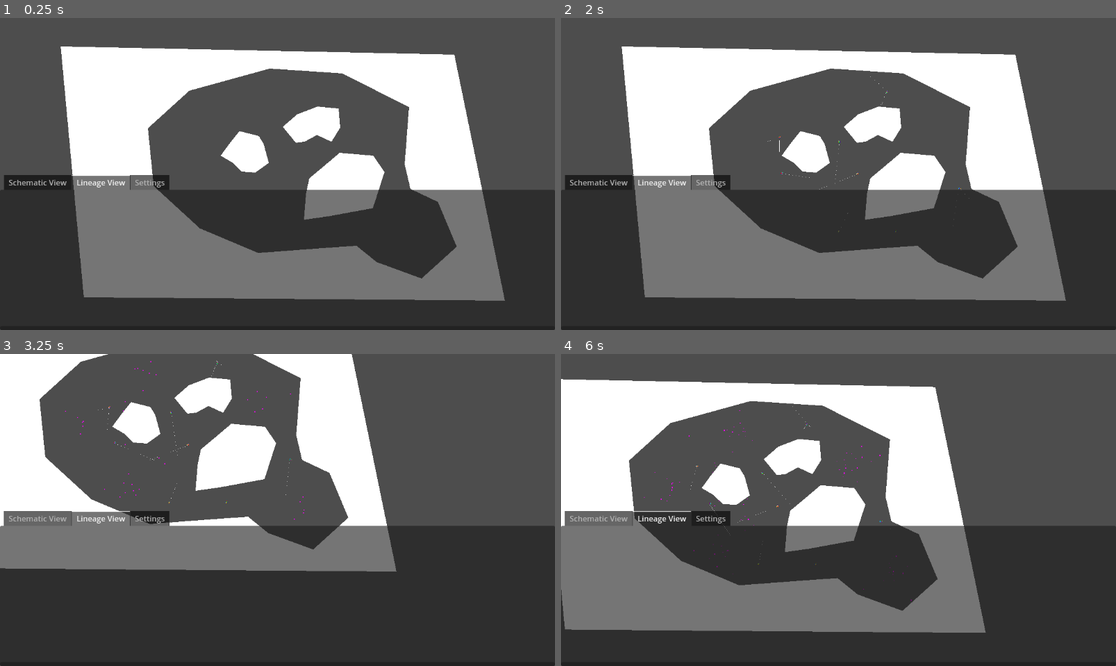
Above: before the commit, frames 1-4 (two rows, left to right).
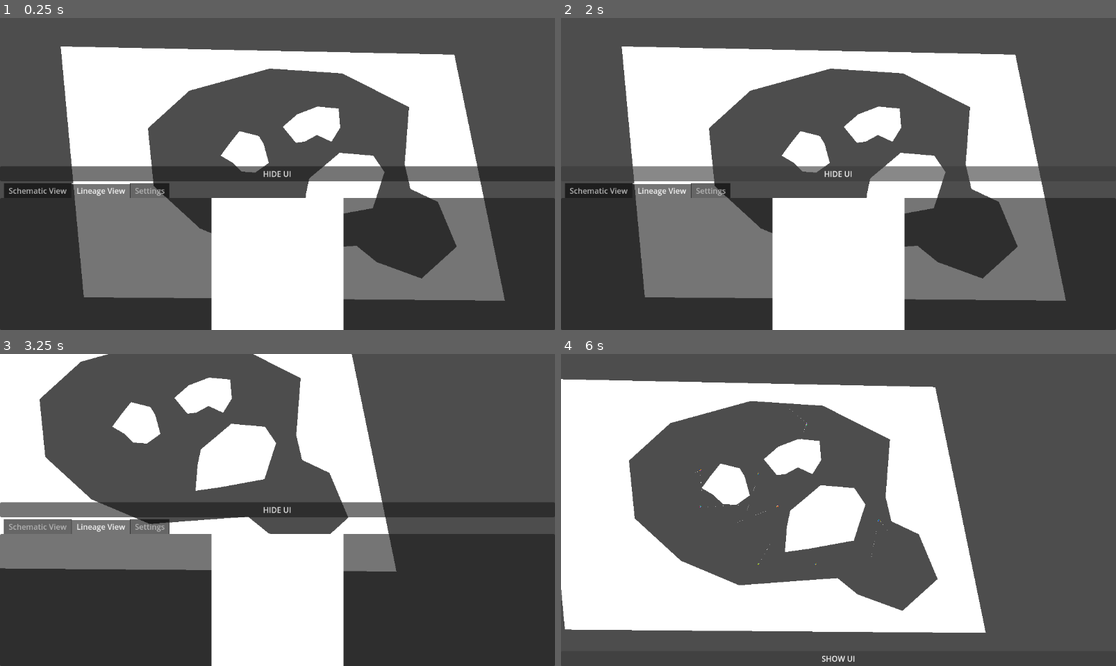
Above: after the commit, the same moments.

Repository: 06gusmog/EVOLUTIONATOR-4000
Game: Godot game, scene res://Misc/world.tscn
Same seed, same stepped clock (60 frames per second), same inputs: the game is played once before the commit and once after it.
Inputs (mouse positions are in pixels of both pictures, inside the frame that each line leads up to):
- Up to frame 1 (0.25 s): no input
- Up to frame 2 (2 s): click (838, 174) at 0.5 s, where only the run after the commit has a clickable "HIDE UI"; click (838, 323) at 1.25 s, where only the run after the commit has a clickable "SHOW UI"
- Up to frame 3 (3.25 s): tap Enter at 2 s; move the mouse to (333, 569) at 2.02 s; hold Right (right) 2.03-2.78 s; click (333, 569) at 2.1 s; move the mouse to (222, 428) at 2.77 s; hold Down (down) from 2.78 s (still down); click (222, 428) at 2.85 s
- Up to frame 4 (6 s): move the mouse to (672, 369) at 3.52 s; release Down (down) at 3.53 s; hold Right (right) 3.53-4.28 s; tap P (test input) at 3.6 s; click (672, 369) at 3.8 s; move the mouse to (633, 369) at 4.27 s; hold Up (up) 4.28-5.03 s; tap Shift (zoom_in) at 4.35 s; click (633, 369) at 4.55 s; move the mouse to (633, 497) at 5.02 s; hold Left (left) from 5.03 s (still down); tap Ctrl (zoom_out) at 5.1 s; click (633, 497) at 5.3 s; move the mouse to (672, 503) at 5.77 s; click (672, 503) at 5.85 s

The runs differ from the first frame. In frame 1, 17% of the frame differs, in the area x 0-100%, y 47-100%; in frame 2, 15%; in frame 3, 17%; in frame 4, 43%, in the area x 0-100%, y 16-100%.
Error in both runs: Attempt to call function 'store_line' in base 'null instance' on a null instance. (res://Misc/SimulationHandler.gd:168)

Commit message:
Good Enough UI
Settings exist, the lineage is showing and you can hide the UI

Diff:
--- a/Godot/Misc/Creature.gd
+++ b/Godot/Misc/Creature.gd
@@ -71,7 +71,8 @@
 	line_2d.global_rotation = 0.0 # boxD
 	for cellID in cells:
 		var cell = cells[cellID]
-		cell.update_output()
+		if 'Input' in cell.tags:
+			cell.update_output()
 	per_frame_energy_consumption = 0
 	for cellID in cells:
 		var cell = cells[cellID]
--- a/Godot/Misc/User Interface/Schematic View/Connection Monitor.gd
+++ b/Godot/Misc/User Interface/Schematic View/Connection Monitor.gd
@@ -4,6 +4,9 @@
 @onready var cells_root = $"Monitor Root/Cells"
 @onready var connections_root = $"Monitor Root/Connections"
 @onready var camera = $"Monitor Root/Camera"
+@onready var energy: ProgressBar = $"../Energy"
+@onready var energy_consumption: Label = $"../Energy Consumption"
+
 const WHITE_PIXEL = preload("res://Misc/visuals/1_white_pixel.png")
 
 @export var resolution = 500
@@ -28,6 +31,8 @@
 
 	active = true
 	loaded_creature = creature
+
+	energy.max_value = loaded_creature.per_frame_energy_consumption * GlobalSettings.energy_cap
 
 	creature.cell_death.connect(self._on_creature_cell_death)
 	creature.death.connect(self._on_creature_death)
@@ -84,6 +89,8 @@
 		loaded_creature.get_child(0).get_child(0).visible = false
 		loaded_creature.cell_death.disconnect(_on_creature_cell_death)
 		loaded_creature.death.disconnect(_on_creature_death)
+		energy.value = 0
+		energy_consumption.text = "Consumption: 0"
 	for child in cells_root.get_children():
 		child.free()
 	for child in connections_root.get_children():
@@ -108,7 +115,9 @@
 func _process(delta):
 	if active == false:
 		return 0
-	# Fuck this man wtf
+
+	energy.value = loaded_creature.energy
+	energy_consumption.text = "Consumption:" + str(round(loaded_creature.per_frame_energy_consumption * 100) / 100)
 
 	for output_node in connections_root.get_children():
 		var do_I_skip_this_cell = false
--- /dev/null
+++ b/Godot/Misc/User Interface/Settings/settings.gd
@@ -0,0 +1,15 @@
+extends HBoxContainer
+@onready var simulation_speed_slider: VSlider = $"simulation_speed/Simulation Speed Slider"
+@onready var simulation_speed_value: Label = $simulation_speed/Value
+
+
+# Called when the node enters the scene tree for the first time.
+func _ready() -> void:
+	simulation_speed_slider.value = GlobalSettings.simulation_speed
+
+
+
+func _on_simulation_speed_slider_drag_ended(value_changed: bool) -> void:
+	GlobalSettings.simulation_speed = simulation_speed_slider.value
+	GlobalSettings.set_simulation_speed(simulation_speed_slider.value)
+	simulation_speed_value.text = str(simulation_speed_slider.value)
--- a/Godot/Misc/User Interface/UserInterface.gd
+++ b/Godot/Misc/User Interface/UserInterface.gd
@@ -1,8 +1,10 @@
 extends Control
 
 @onready var connection_monitor = $"VBoxContainer/TabContainer/Schematic View/Connection Monitor"
+@onready var tab_container: TabContainer = $VBoxContainer/TabContainer
+@onready var down: Button = $VBoxContainer/DOWN
+@onready var creature_lineage_view: TextureRect = $"VBoxContainer/TabContainer/Lineage View/Creature Lineage View"
 
-@onready var creature_lineage_view = $"VBoxContainer/TabContainer/Lineage View/ScrollContainer/Creature Lineage View"
 
 @onready var camera_2d = $"../../Camera2D"
 @export var camera_move_speed = 5.0
@@ -53,6 +55,10 @@
 	connection_monitor.unload_creature()
 
 func creature_clicked(creature):
+	# Show the UI
+	tab_container.visible = true
+	down.text = "HIDE UI"
+
 	# Set lineage view
 	creature_lineage_view.load_lineage(creature)
 
@@ -63,3 +69,12 @@
 func load_creature(creature):
 	pass
 	#progress_bar.max_value = len(creature.cells) * GlobalSettings.energy_cap_PC
+
+
+func _on_hide_ui_button_pressed() -> void:
+	if tab_container.visible:
+		tab_container.visible = false
+		down.text = "SHOW UI"
+	else:
+		tab_container.visible = true
+		down.text = "HIDE UI"
--- a/Godot/Misc/world.tscn
+++ b/Godot/Misc/world.tscn
@@ -7,6 +7,7 @@
 [ext_resource type="Script" path="res://Misc/User Interface/Lineage View/Creature Lineage View.gd" id="5_46rmg"]
 [ext_resource type="Texture2D" uid="uid://be6tg6lcyhdvt" path="res://Misc/visuals/1_white_pixel.png" id="5_s53s6"]
 [ext_resource type="PackedScene" uid="uid://bhsjq7sq2d0bo" path="res://file_logger.tscn" id="7_654aw"]
+[ext_resource type="Script" path="res://Misc/User Interface/Settings/settings.gd" id="7_tcja2"]
 
 [sub_resource type="CircleShape2D" id="CircleShape2D_rjn3i"]
 radius = 19.0263
@@ -200,6 +201,11 @@
 size_flags_vertical = 3
 color = Color(1, 1, 1, 0)
 
+[node name="DOWN" type="Button" parent="CanvasLayer/UserInterface2/VBoxContainer"]
+layout_mode = 2
+focus_mode = 0
+text = "HIDE UI"
+
 [node name="TabContainer" type="TabContainer" parent="CanvasLayer/UserInterface2/VBoxContainer"]
 layout_mode = 2
 size_flags_vertical = 3
@@ -230,31 +236,62 @@
 [node name="Connections" type="Node2D" parent="CanvasLayer/UserInterface2/VBoxContainer/TabContainer/Schematic View/Connection Monitor/Monitor Root"]
 top_level = true
 
+[node name="Energy" type="ProgressBar" parent="CanvasLayer/UserInterface2/VBoxContainer/TabContainer/Schematic View"]
+layout_mode = 2
+size_flags_horizontal = 0
+size_flags_vertical = 1
+fill_mode = 3
+
+[node name="Energy Consumption" type="Label" parent="CanvasLayer/UserInterface2/VBoxContainer/TabContainer/Schematic View"]
+layout_mode = 2
+size_flags_horizontal = 0
+size_flags_vertical = 0
+text = "Consumption: 0"
+
 [node name="Lineage View" type="HBoxContainer" parent="CanvasLayer/UserInterface2/VBoxContainer/TabContainer"]
 layout_mode = 2
 metadata/_tab_index = 1
 
-[node name="ScrollContainer" type="ScrollContainer" parent="CanvasLayer/UserInterface2/VBoxContainer/TabContainer/Lineage View"]
-layout_mode = 2
-size_flags_horizontal = 3
-horizontal_scroll_mode = 2
-vertical_scroll_mode = 0
-
-[node name="Creature Lineage View" type="TextureRect" parent="CanvasLayer/UserInterface2/VBoxContainer/TabContainer/Lineage View/ScrollContainer"]
+[node name="Creature Lineage View" type="TextureRect" parent="CanvasLayer/UserInterface2/VBoxContainer/TabContainer/Lineage View"]
+layout_direction = 1
 layout_mode = 2
 size_flags_horizontal = 6
-size_flags_vertical = 3
 texture = ExtResource("5_s53s6")
-expand_mode = 4
+expand_mode = 2
 stretch_mode = 4
 script = ExtResource("5_46rmg")
 
 [node name="Settings" type="HBoxContainer" parent="CanvasLayer/UserInterface2/VBoxContainer/TabContainer"]
 visible = false
 layout_mode = 2
+script = ExtResource("7_tcja2")
 metadata/_tab_index = 2
+
+[node name="simulation_speed" type="VBoxContainer" parent="CanvasLayer/UserInterface2/VBoxContainer/TabContainer/Settings"]
+layout_mode = 2
+
+[node name="Title" type="Label" parent="CanvasLayer/UserInterface2/VBoxContainer/TabContainer/Settings/simulation_speed"]
+layout_mode = 2
+text = "Simulation
+Speed"
+horizontal_alignment = 1
+
+[node name="Value" type="Label" parent="CanvasLayer/UserInterface2/VBoxContainer/TabContainer/Settings/simulation_speed"]
+layout_mode = 2
+text = "1"
+horizontal_alignment = 1
+
+[node name="Simulation Speed Slider" type="VSlider" parent="CanvasLayer/UserInterface2/VBoxContainer/TabContainer/Settings/simulation_speed"]
+layout_mode = 2
+size_flags_horizontal = 1
+size_flags_vertical = 3
+min_value = 1.0
+max_value = 10.0
+value = 1.0
 
 [node name="FileLogger" parent="." instance=ExtResource("7_654aw")]
 
 [connection signal="timeout" from="Spawnpoints/SpawnTimer" to="." method="_on_spawn_timer_timeout"]
 [connection signal="timeout" from="FoodSpawnPoints/FoodSpawnTimer" to="." method="_on_food_spawn_timer_timeout"]
+[connection signal="pressed" from="CanvasLayer/UserInterface2/VBoxContainer/DOWN" to="CanvasLayer/UserInterface2" method="_on_hide_ui_button_pressed"]
+[connection signal="drag_ended" from="CanvasLayer/UserInterface2/VBoxContainer/TabContainer/Settings/simulation_speed/Simulation Speed Slider" to="CanvasLayer/UserInterface2/VBoxContainer/TabContainer/Settings" method="_on_simulation_speed_slider_drag_ended"]
--- a/Godot/Standards/global_settings.gd
+++ b/Godot/Standards/global_settings.gd
@@ -51,9 +51,13 @@
 	}
 
 # Physics
-var simulation_speed = 5
+var simulation_speed = 1
 var food_cap = 1000
 var ticks_per_second = 30
+
+func set_simulation_speed(speed):
+	Engine.time_scale = simulation_speed
+	Engine.physics_ticks_per_second = ticks_per_second * simulation_speed
 
 # Visual
 var color_sheet = {
@@ -73,11 +77,12 @@
 var save_name = "user://Game1/savegame.save"
 var create_new_game = true
 
+
+
 func _ready():
 	if not create_new_game:
 		load_game()
-	Engine.time_scale = simulation_speed
-	Engine.physics_ticks_per_second = ticks_per_second * simulation_speed
+	set_simulation_speed(simulation_speed)
 
 #This code is stolen from https://docs.godotengine.org/en/stable/tutorials/io/saving_games.html,
 #if any problems occur please consult the source
Not shown: 1 places in Godot/Misc/world.tscn that only renumber resources
